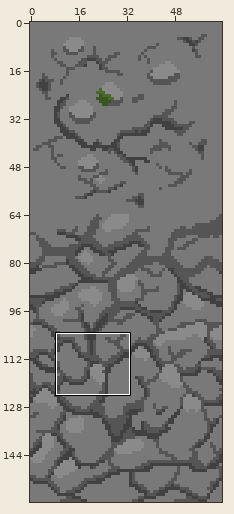
Two versions of one sprite sheet, Assets/Sprites/TFG_WallRoca.png. The first picture is a wide view before the edit; the outline marks the close-up.
Close-up. Before:
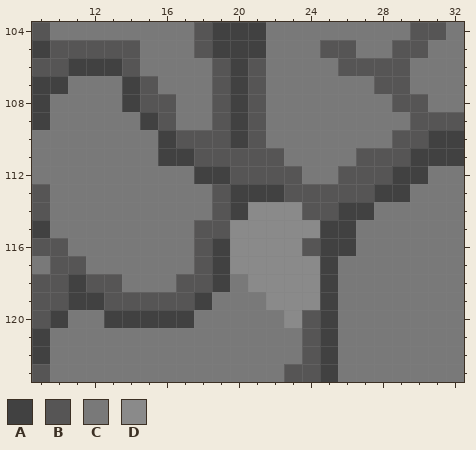
The file is 64x160 pixels. Shown: x 9..32, y 104..123. The commit also changed other parts of the picture, which this record leaves out.
Palette (. is transparent): A #414141  B #565555  C #797979  D #8a8a8a
Pixels before, first column x 9:
104 BCCCCCCCCBAAACCCCCCCCBBC
105 ABBBBBCCCBAAACCCBBCCBBCC
106 BBAAABCCCCBABCCCCBBBBCCC
107 AACCCABCCCBABCCCCCCBBCCC
108 ACCCCABBCCBABCCCCCCCBBCC
109 ACCCCCABCCBABCCCCCCCCBBB
110 CCCCCCCABBBABCCCCCCCBBAA
111 CCCCCCCAABBBBBCCCCBBBAAA
112 CCCCCCCCCAABBBBCCBBBAACC
113 BCCCCCCCCCBAAABBBBBAACCC
114 BCCCCCCCCCBADDDBBAACCCCC
115 ACCCCCCCCBBDDDDDAACCCCCC
116 BBCCCCCCCBADDDDBAACCCCCC
117 CBBCCCCCCBADDDDDACCCCCCC
118 BBABBCCCBBACDDDDACCCCCCC
119 BBAABBBBBACCCDDDACCCCCCC
120 BACCAAAAACCCCCDBACCCCCCC
121 ACCCCCCCCCCCCCCBACCCCCCC
122 ACCCCCCCCCCCCCCBACCCCCCC
123 BCCCCCCCCCCCCCBBACCCCCCC
The same view after the edit:
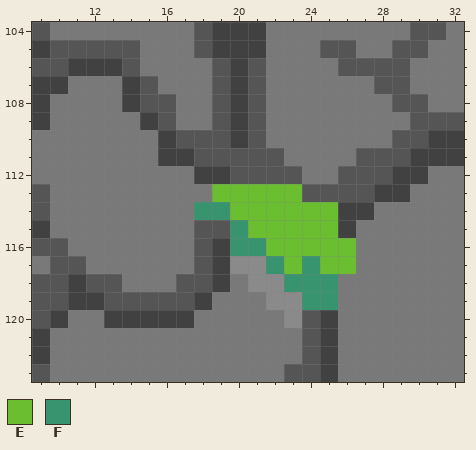
Colours new in this view: E #6abe30  F #37946e
From old to new:
Colour A gives way to colour E in row 113 at x 20 to 22; in row 114 at x 20; in row 115 at x 25; in row 116 at x 25 to 26; in row 117 at x 25.
Colour B gives way to colour E in row 113 at x 19 and 23; in row 114 at x 24 to 25; in row 116 at x 24.
Colour C gives way to colour E in row 117 at x 26.
Colour D gives way to colour E in row 114 at x 21 to 23; in row 115 at x 21 to 24; in row 116 at x 22 to 23; in row 117 at x 23.
Colour A gives way to colour F in rows 118 to 119 at x 25.
Colour B gives way to colour F in row 114 at x 19.
Colour C gives way to colour F in row 114 at x 18.
Colour D gives way to colour F in row 115 at x 20; in row 116 at x 20 to 21; in row 117 at x 22 and 24; in row 118 at x 23 to 24; in row 119 at x 24.
Boxes around the changes in both close-ups, in picture pixels (x1, y1, x2, y2):
changed: (194, 184, 356, 310)
